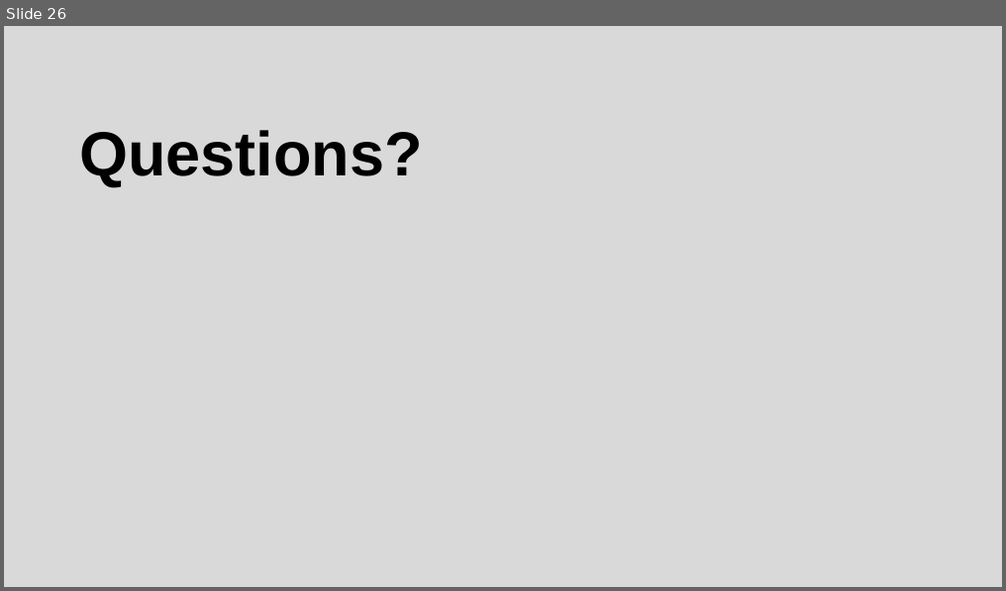
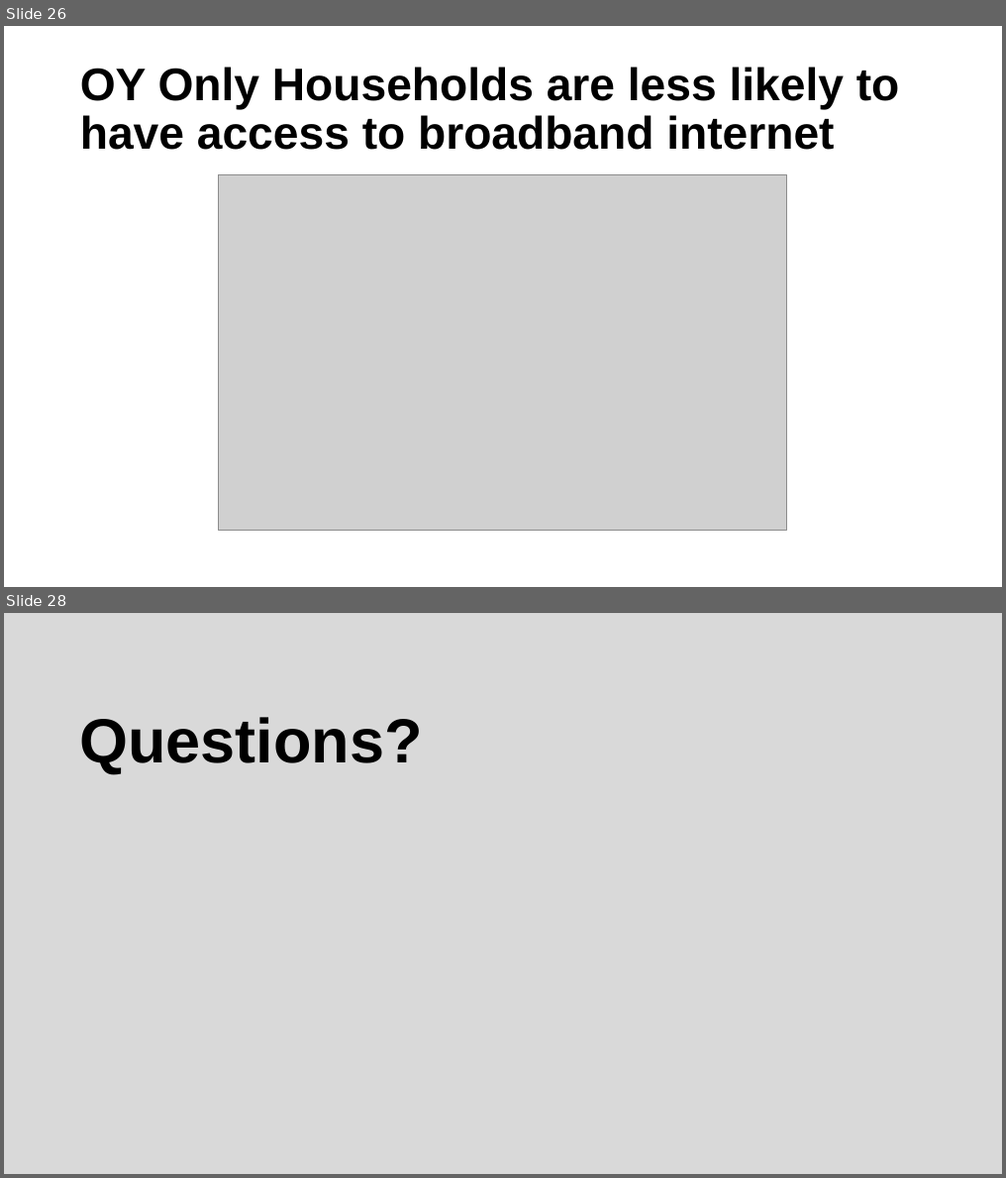
Before and after one commit to ucdiegorubi/oy_census_analysis, a slide deck: create_powerpoint/household_structure_estimates.pptx. Shown one above the other, each under a label of ours: slide 26 before the commit, slides 26 and 28 after it; the slides between them are not shown. The pictures are 1006x591 and 1006x1178 pixels, drawn with LibreOffice and Linux fonts; fonts in the diff are those of the drawing; grey boxes stand for pictures; background and template pictures are left out. Boxes give left, top, right and bottom in pixels: in the first picture for what was removed or moved away, otherwise in the second. Text is boxed around its words. In the diff, an @@ line names an element or a change of style, - is before the commit and + after.

```diff
--- a/create_powerpoint/household_structure_estimates.pptx
+++ b/create_powerpoint/household_structure_estimates.pptx
@@ slide 26 added at (x1=4, y1=26, x2=1002, y2=587), background #FFFFFF @@
@@ title added at (x1=80, y1=67, x2=900, y2=150), 44 pt, text #000000, bold @@
+OY Only Households are less likely to have access to broadband internet
@@ picture added at (x1=218, y1=174, x2=787, y2=531) @@
@@ what was slide 26 is now slide 28 @@
```
Also in this commit, not shown: 4 slides changed, 4 other slides added, 3 slides removed, 8 other files.
